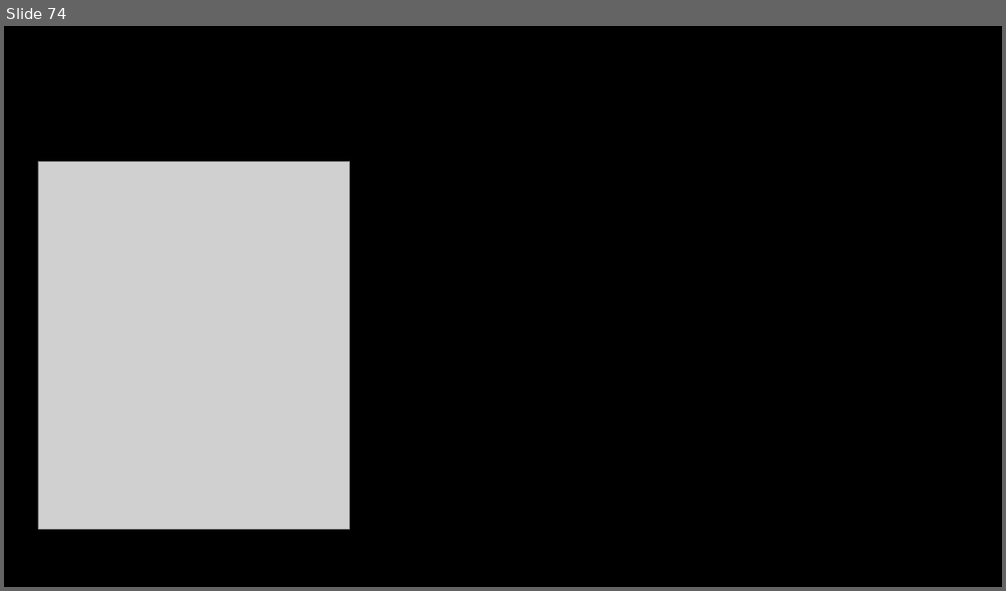
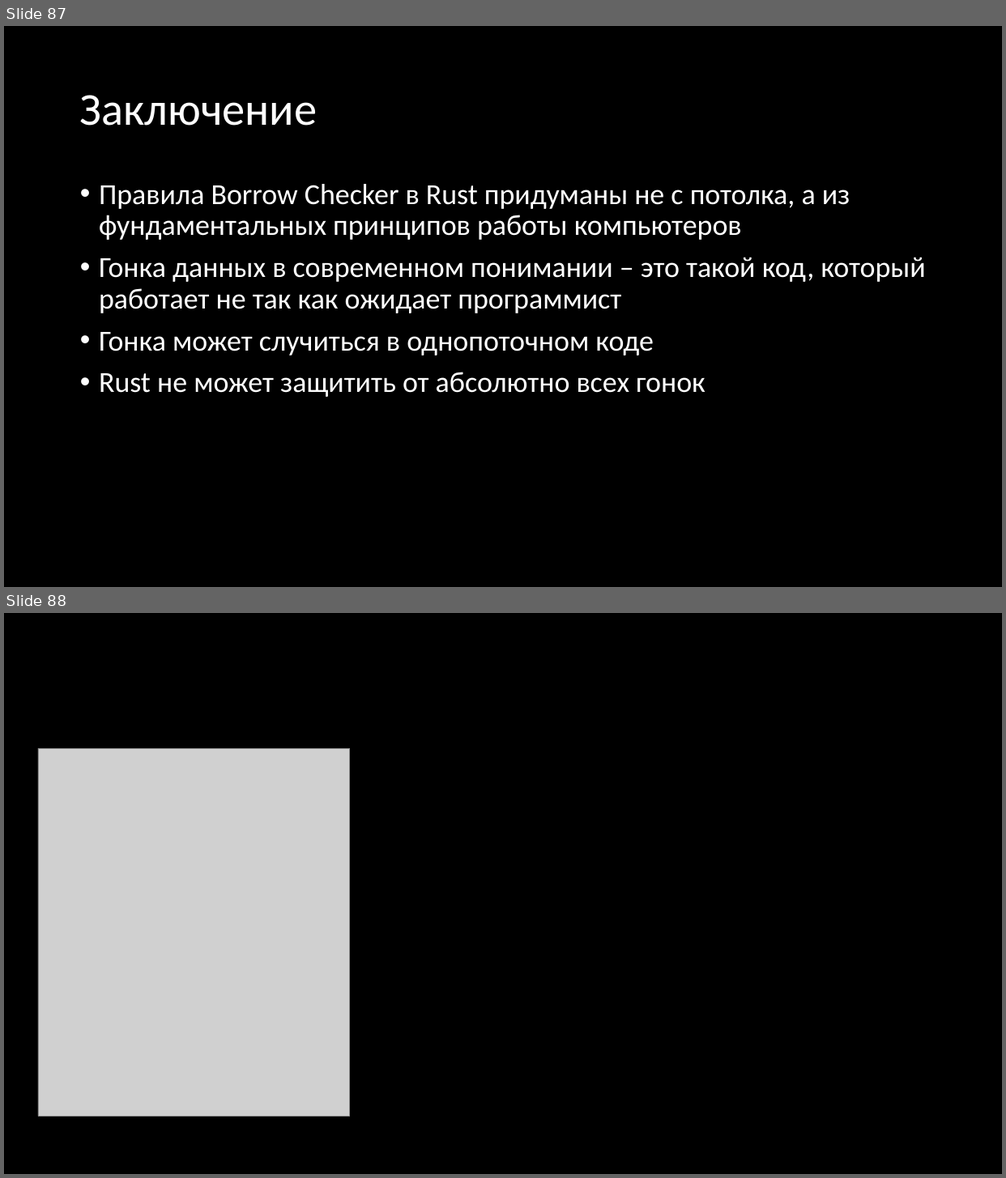
Before and after one commit to Gordon01/learn-rust, a slide deck: keynotes/Rust 2024.pptx. Shown one above the other, each under a label of ours: slide 74 before the commit, slides 87 and 88 after it. The pictures are 1006x591 and 1006x1178 pixels, drawn with LibreOffice and Linux fonts; fonts in the diff are those of the drawing; grey boxes stand for pictures. Boxes give left, top, right and bottom in pixels: in the first picture for what was removed or moved away, otherwise in the second. Text is boxed around its words. In the diff, an @@ line names an element or a change of style, - is before the commit and + after.

```diff
--- a/keynotes/Rust 2024.pptx
+++ b/keynotes/Rust 2024.pptx
@@ slide 87 added at (4,26,1002,587), background #000000 @@
@@ title added at (80,95,317,126), 44 pt, text #FFFFFF @@
+Заключение
@@ text added at (99,184,925,397), 28 pt, text #FFFFFF @@
+• Правила Borrow Checker в Rust придуманы не с потолка, а из фундаментальных принципов работы компьютеров
+• Гонка данных в современном понимании – это такой код, который работает не так как ожидает программист
+• Гонка может случиться в однопоточном коде
+• Rust не может защитить от абсолютно всех гонок
@@ what was slide 74 is now slide 88 @@
```
Also in this commit, not shown: 13 other slides added, 5 other files.
